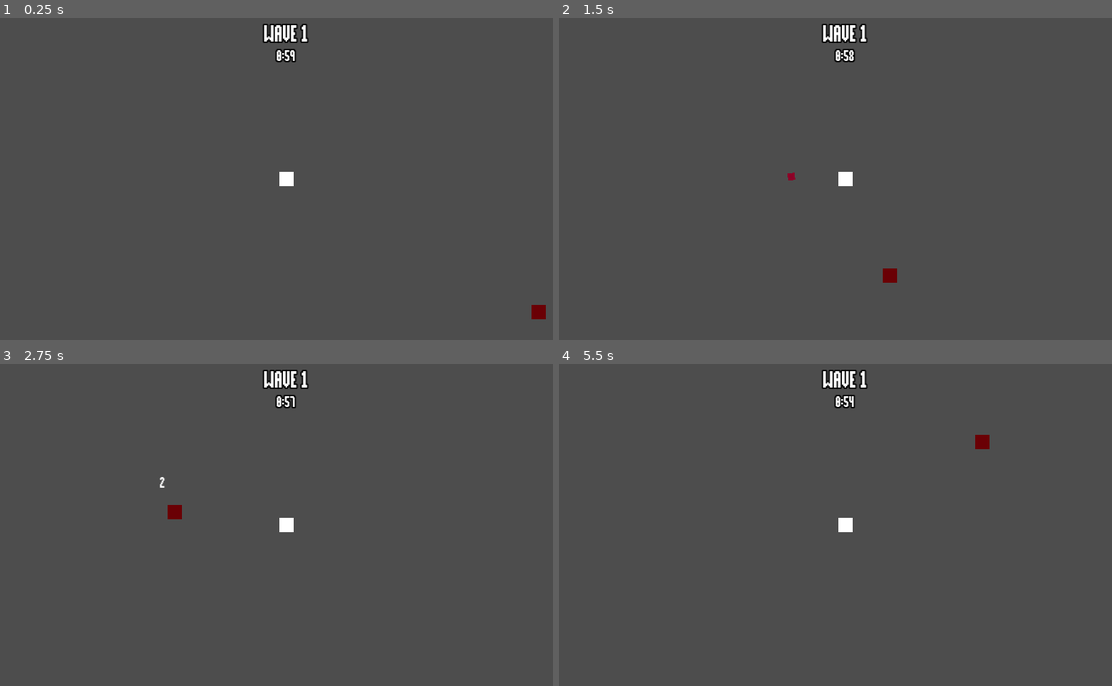
Above: before the commit, frames 1-4 (two rows, left to right).
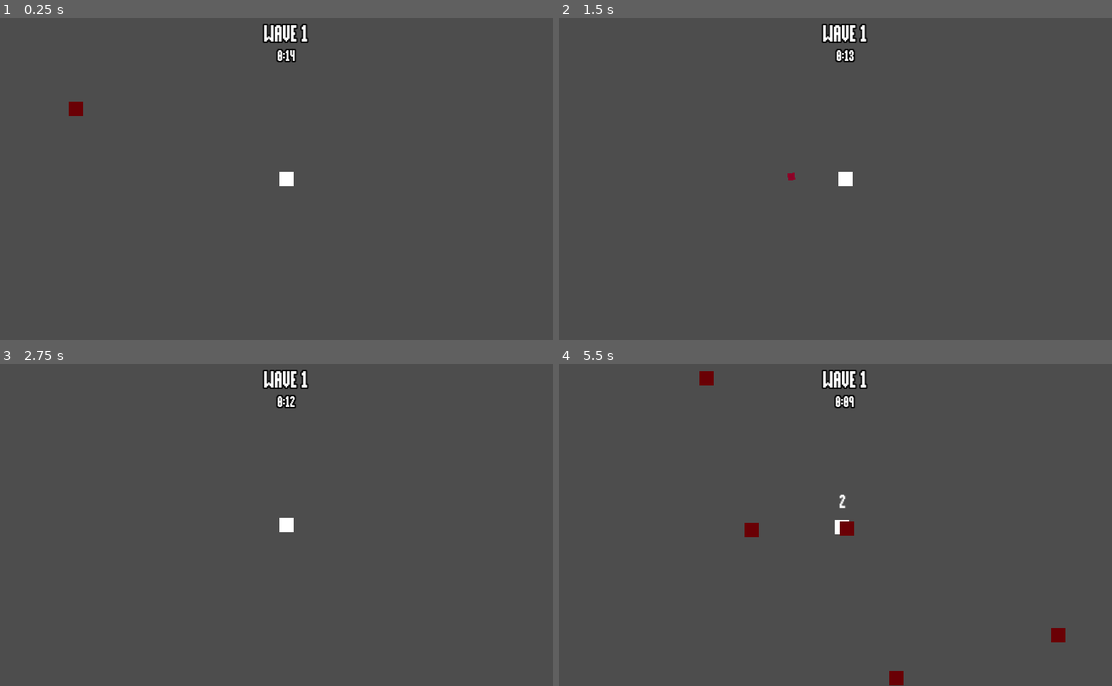
Above: after the commit, the same moments.

Repository: Huffmanz/BloodDebt
Game: Godot game, scene res://levels/world.tscn
Two runs of this game, one before a commit and one after it. Both use one fixed random seed, a clock stepped at 60 frames per second and the inputs below.
Inputs (mouse positions are in pixels of both pictures, inside the frame that each line leads up to):
- Up to frame 1 (0.25 s): no input
- Up to frame 2 (1.5 s): move the mouse to (973, 162) at 0.52 s; hold D (move_right) 0.53-1.28 s; tap Shift (dash) at 0.6 s; move the mouse to (730, 195) at 1.27 s; hold S (move_down) from 1.28 s (still down); click (730, 195) at 1.35 s
- Up to frame 3 (2.75 s): move the mouse to (342, 454) at 2.02 s; release S (move_down) at 2.03 s; hold D (move_right) from 2.03 s (still down); tap Shift (dash) at 2.1 s
- Up to frame 4 (5.5 s): move the mouse to (818, 589) at 2.77 s; release D (move_right) at 2.78 s; hold W (move_up) 2.78-3.53 s; click (818, 589) at 2.85 s; move the mouse to (1017, 573) at 3.52 s; hold A (move_left) 3.53-5.03 s; tap Shift (dash) at 3.6, 5.1 s; move the mouse to (675, 476) at 4.27 s; click (675, 476) at 4.35 s; move the mouse to (874, 525) at 5.02 s; hold S (move_down) from 5.03 s (still down)

The runs differ from the first frame. In frame 1, 0.3% of the frame differs, in the area x 12-99%, y 9-94%; in frame 2, 0.2%; in frame 3, 0.2%; in frame 4, 0.8%, in the area x 25-92%, y 2-100%.

Commit message:
adding enemy spawning and removing health at end of wave

Diff:
--- a/autoload/game_events.gd
+++ b/autoload/game_events.gd
@@ -6,6 +6,7 @@
 
 signal wave_started(wave_number: int)
 signal wave_complete(wave_number: int)
+signal wave_start_next()
 
 func emit_camera_shake(camera_shake_strength: float) -> void:
 	camera_shake.emit(camera_shake_strength)
--- a/combat/health_component.gd
+++ b/combat/health_component.gd
@@ -22,6 +22,7 @@
 	Callable(check_death).call_deferred()
 
 func heal(heal_amount: float):
+	max_health += heal_amount
 	current_health = clamp(current_health+heal_amount, 0, max_health)
 	health_changed.emit()
 
--- /dev/null
+++ b/enemy/demon.gd
@@ -0,0 +1,21 @@
+class_name Demon
+extends CharacterBody2D
+
+@export var blood_cost : int = 10
+@onready var hitbox_component: HitboxComponent = $HitboxComponent
+@onready var collision_shape_2d: CollisionShape2D = $CollisionShape2D
+
+func _ready() -> void:
+	disable()
+
+func enable():
+	visible = true
+	hitbox_component.monitorable = true
+	hitbox_component.monitoring = true
+	collision_shape_2d.disabled = false
+
+func disable():
+	visible = false
+	hitbox_component.monitorable = false
+	hitbox_component.monitoring = false
+	collision_shape_2d.disabled = true
--- /dev/null
+++ b/enemy/demon.tscn
@@ -0,0 +1,51 @@
+[gd_scene load_steps=7 format=3 uid="uid://b2mnperhbmrcn"]
+
+[ext_resource type="Script" path="res://enemy/demon.gd" id="1_c26re"]
+[ext_resource type="Script" path="res://combat/hitbox_component.gd" id="2_3ldvj"]
+
+[sub_resource type="Gradient" id="Gradient_i3ei3"]
+
+[sub_resource type="GradientTexture2D" id="GradientTexture2D_76ckg"]
+gradient = SubResource("Gradient_i3ei3")
+width = 32
+height = 32
+
+[sub_resource type="CapsuleShape2D" id="CapsuleShape2D_2ga1v"]
+radius = 12.0
+height = 34.0
+
+[sub_resource type="RectangleShape2D" id="RectangleShape2D_xqi74"]
+size = Vector2(10000, 10000)
+
+[node name="Demon" type="CharacterBody2D"]
+script = ExtResource("1_c26re")
+
+[node name="Speech" type="Node2D" parent="."]
+position = Vector2(4, -26)
+
+[node name="RichTextLabel" type="RichTextLabel" parent="Speech"]
+visible = false
+anchors_preset = 15
+anchor_right = 1.0
+anchor_bottom = 1.0
+grow_horizontal = 2
+grow_vertical = 2
+bbcode_enabled = true
+text = "GIVE ME [wave amp=50.0 freq=5.0 connected=1]BLOOD[/wave]"
+fit_content = true
+autowrap_mode = 0
+
+[node name="Sprite2D" type="Sprite2D" parent="."]
+texture = SubResource("GradientTexture2D_76ckg")
+
+[node name="CollisionShape2D" type="CollisionShape2D" parent="."]
+shape = SubResource("CapsuleShape2D_2ga1v")
+
+[node name="HitboxComponent" type="Area2D" parent="."]
+collision_layer = 4
+collision_mask = 4
+script = ExtResource("2_3ldvj")
+damage = 25
+
+[node name="CollisionShape2D" type="CollisionShape2D" parent="HitboxComponent"]
+shape = SubResource("RectangleShape2D_xqi74")
--- a/enemy/enemy.gd
+++ b/enemy/enemy.gd
@@ -4,6 +4,8 @@
 @onready var health_component: HealthComponent = $HealthComponent
 @onready var item_drop_component: Node = $ItemDropComponent
 @onready var velocity_component: VelocityComponent = $VelocityComponent
+@onready var hurtbox_component: HurtboxComponent = $HurtboxComponent
+@onready var hitbox_component: HitboxComponent = $HitboxComponent
 
 
 var dead := false
@@ -14,6 +16,10 @@
 
 func _died():
 	dead = true
+	hurtbox_component.queue_free()
+	hitbox_component.queue_free()
+	velocity_component.max_speed = 0
+
 	#queue_free()
 
 func _items_spawned():
--- a/enemy/enemy.tscn
+++ b/enemy/enemy.tscn
@@ -18,7 +18,7 @@
 width = 16
 height = 16
 
-[node name="enemy" type="CharacterBody2D"]
+[node name="enemy" type="CharacterBody2D" groups=["enemy"]]
 collision_layer = 8
 script = ExtResource("1_8lvpl")
 
--- a/levels/world.tscn
+++ b/levels/world.tscn
@@ -1,13 +1,22 @@
-[gd_scene load_steps=5 format=3 uid="uid://dh4g5lvct4ome"]
+[gd_scene load_steps=8 format=3 uid="uid://dh4g5lvct4ome"]
 
 [ext_resource type="PackedScene" uid="uid://df6l8uwqvwnk7" path="res://managers/wave_time_manager.tscn" id="1_ue0gm"]
 [ext_resource type="PackedScene" uid="uid://k0b7bq4x6osb" path="res://player/player.tscn" id="1_yb148"]
 [ext_resource type="PackedScene" uid="uid://sbpofqbqkvxd" path="res://ui/wave_time_ui.tscn" id="2_b67d3"]
+[ext_resource type="PackedScene" uid="uid://dx2xpus7nlxvw" path="res://managers/enemy_manager.tscn" id="3_0oc6b"]
 [ext_resource type="PackedScene" uid="uid://dunw7oi01pqr7" path="res://enemy/cursed_villager.tscn" id="4_7hdus"]
+[ext_resource type="PackedScene" uid="uid://b2mnperhbmrcn" path="res://enemy/demon.tscn" id="5_gc7j2"]
+[ext_resource type="PackedScene" uid="uid://biy2a0xfjo8ji" path="res://managers/demon_manager.tscn" id="6_envjh"]
 
 [node name="world" type="Node2D"]
 
+[node name="DemonManager" parent="." node_paths=PackedStringArray("demon") instance=ExtResource("6_envjh")]
+demon = NodePath("../entities/Demon")
+
 [node name="WaveTimeManager" parent="." instance=ExtResource("1_ue0gm")]
+
+[node name="EnemyManager" parent="." node_paths=PackedStringArray("wave_timer_manager") instance=ExtResource("3_0oc6b")]
+wave_timer_manager = NodePath("../WaveTimeManager")
 
 [node name="WaveTimeUI" parent="." node_paths=PackedStringArray("wave_time_manager") instance=ExtResource("2_b67d3")]
 wave_time_manager = NodePath("../WaveTimeManager")
@@ -15,8 +24,12 @@
 [node name="entities" type="Node2D" parent="." groups=["entities_layer"]]
 
 [node name="Player" parent="entities" instance=ExtResource("1_yb148")]
+position = Vector2(321, 180)
 
 [node name="cursed_villager" parent="entities" instance=ExtResource("4_7hdus")]
-position = Vector2(285, 151)
+position = Vector2(82, 100)
+
+[node name="Demon" parent="entities" instance=ExtResource("5_gc7j2")]
+position = Vector2(321, 130)
 
 [node name="foreground" type="Node2D" parent="." groups=["foreground_layer"]]
--- /dev/null
+++ b/managers/demon_manager.gd
@@ -0,0 +1,21 @@
+class_name DemonManager
+extends Node
+
+@export var demon: Demon
+@onready var timer: Timer = $Timer
+
+func _ready() -> void:
+	GameEvents.wave_complete.connect(_wave_complete)
+	timer.timeout.connect(_timer_timeout)
+	demon.visible = false
+
+func _wave_complete(wave_number: int) -> void:
+	demon.visible = true
+	demon.enable()
+	timer.start()
+
+func _timer_timeout():
+	ScreenTransition.transition()
+	await ScreenTransition.transitioned_halfway
+	demon.disable()
+	GameEvents.wave_start_next.emit()
--- /dev/null
+++ b/managers/demon_manager.tscn
@@ -0,0 +1,10 @@
+[gd_scene load_steps=2 format=3 uid="uid://biy2a0xfjo8ji"]
+
+[ext_resource type="Script" path="res://managers/demon_manager.gd" id="1_i83b5"]
+
+[node name="DemonManager" type="Node"]
+script = ExtResource("1_i83b5")
+
+[node name="Timer" type="Timer" parent="."]
+wait_time = 10.0
+one_shot = true
--- /dev/null
+++ b/managers/enemy_manager.gd
@@ -0,0 +1,70 @@
+extends Node
+
+const SPAWN_RADIUS = 350;
+
+@export var basic_enemy_scene: PackedScene
+@export var wave_timer_manager:WaveManager
+
+@onready var timer = $Timer
+var base_spawn_time = 0
+var enemy_table = WeightedTable.new()
+
+func _ready():
+	enemy_table.add_item(basic_enemy_scene, 10)
+	timer.timeout.connect(on_timer_timeout)
+	wave_timer_manager.wave_difficulty_increased.connect(on_wave_difficulty_increased)
+	base_spawn_time = timer.wait_time
+	GameEvents.wave_complete.connect(_wave_complete)
+	GameEvents.wave_started.connect(_wave_started)
+
+func _wave_complete(wave_number: int):
+	timer.stop()
+
+func _wave_started(wave_number: int):
+	timer.start()
+
+func get_spawn_position():
+	var player = get_tree().get_first_node_in_group("player") as Node2D
+	if player == null:
+		return Vector2.ZERO
+	var spawn_position = Vector2.ZERO
+	var random_direction = Vector2.RIGHT.rotated(randf_range(0, TAU))
+	for i in 4:
+
+		spawn_position = player.global_position + (random_direction * SPAWN_RADIUS)
+		var additonal_check_offset = random_direction * 20
+		var query_parameters = PhysicsRayQueryParameters2D.create(player.global_position, spawn_position + additonal_check_offset, 1 << 0)
+		var result = get_tree().root.world_2d.direct_space_state.intersect_ray(query_parameters)
+
+		if result.is_empty():
+			return spawn_position
+		else:
+			random_direction = random_direction.rotated(deg_to_rad(90))
+
+	return spawn_position
+
+func on_timer_timeout():
+	timer.start()
+
+	var player = get_tree().get_first_node_in_group("player") as Node2D
+	if player == null:
+		return
+	var enemy_scene = enemy_table.pick_item()
+	var enemy = enemy_scene.instantiate() as Node2D
+	var entities_layer = get_tree().get_first_node_in_group("entities_layer")
+	if entities_layer == null:
+		return
+
+	entities_layer.add_child(enemy)
+	enemy.global_position = get_spawn_position()
+
+func on_wave_difficulty_increased(wave_difficulty: int):
+	var time_off = (.1 /12) * wave_difficulty # 12 5 second segments in a minute
+	time_off = min(time_off, .8)
+	timer.wait_time = base_spawn_time - time_off
+	if wave_difficulty == 6:
+		print()
+		#enemy_table.add_item(wizard_enemy_scene, 15)
+	elif wave_difficulty == 18:
+		print()
+		#enemy_table.add_item(bat_enemy_scene, 10)
--- /dev/null
+++ b/managers/enemy_manager.tscn
@@ -0,0 +1,12 @@
+[gd_scene load_steps=3 format=3 uid="uid://dx2xpus7nlxvw"]
+
+[ext_resource type="Script" path="res://managers/enemy_manager.gd" id="1_b02xm"]
+[ext_resource type="PackedScene" uid="uid://dunw7oi01pqr7" path="res://enemy/cursed_villager.tscn" id="2_ct8rs"]
+
+[node name="EnemyManager" type="Node"]
+script = ExtResource("1_b02xm")
+basic_enemy_scene = ExtResource("2_ct8rs")
+
+[node name="Timer" type="Timer" parent="."]
+one_shot = true
+autostart = true
--- a/managers/wave_time_manager.gd
+++ b/managers/wave_time_manager.gd
@@ -1,3 +1,4 @@
+class_name WaveManager
 extends Node
 
 signal wave_difficulty_increased(arena_difficulty: int)
@@ -10,6 +11,7 @@
 
 func _ready():
 	$Timer.timeout.connect(on_timer_timeout)
+	GameEvents.wave_start_next.connect(start_wave)
 	start_wave()
 
 func _process(delta):
@@ -29,5 +31,10 @@
 	return timer.time_left
 
 func on_timer_timeout():
+	ScreenTransition.transition()
+	await ScreenTransition.transitioned_halfway
+	for enemy in get_tree().get_nodes_in_group("enemy"):
+		enemy.queue_free()
+	(get_tree().get_first_node_in_group("player") as Player).reset_location()
 	GameEvents.wave_complete.emit(current_wave)
 	#MetaProgression.save()
--- a/managers/wave_time_manager.tscn
+++ b/managers/wave_time_manager.tscn
@@ -6,5 +6,5 @@
 script = ExtResource("1_n8m0m")
 
 [node name="Timer" type="Timer" parent="."]
-wait_time = 60.0
+wait_time = 15.0
 one_shot = true
--- a/player/player.gd
+++ b/player/player.gd
@@ -1,3 +1,4 @@
+class_name Player
 extends CharacterBody2D
 
 const PLAYER_PROJECTILE = preload("res://combat/player_projectile.tscn")
@@ -13,6 +14,7 @@
 var can_shoot := true
 var dashing := false
 var dash_direction:=Vector2.ZERO
+var spawn_position = Vector2.ZERO
 
 func _ready() -> void:
 	health_component.died.connect(on_died)
@@ -21,6 +23,7 @@
 	GameEvents.player_blood_gained.connect(_player_blood_gained)
 	health_component.health_changed.connect(_player_health_changed)
 	dash_timer.timeout.connect(_dash_timeout)
+	spawn_position = global_position
 
 func _physics_process(delta: float) -> void:
 	direction.x = Input.get_axis("move_left", "move_right")
@@ -67,5 +70,8 @@
 func _dash_timeout():
 	dashing = false
 
+func reset_location():
+	global_position = spawn_position
+
 func on_died():
 	print("DEAD")
--- a/shaders/transition.tres
+++ b/shaders/transition.tres
@@ -6,5 +6,5 @@
 [resource]
 shader = ExtResource("1_2cswg")
 shader_parameter/transition_color = null
-shader_parameter/percent = 1.0
+shader_parameter/percent = 0.93
 shader_parameter/transition_texture = ExtResource("2_bu3ln")
